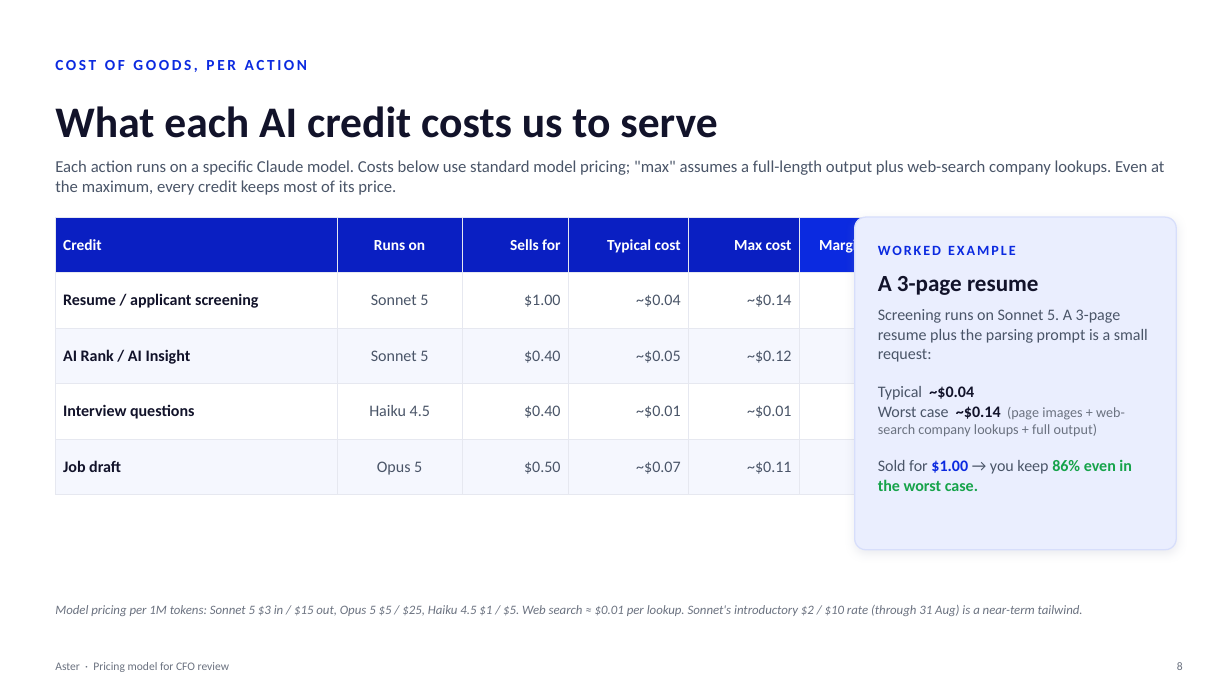
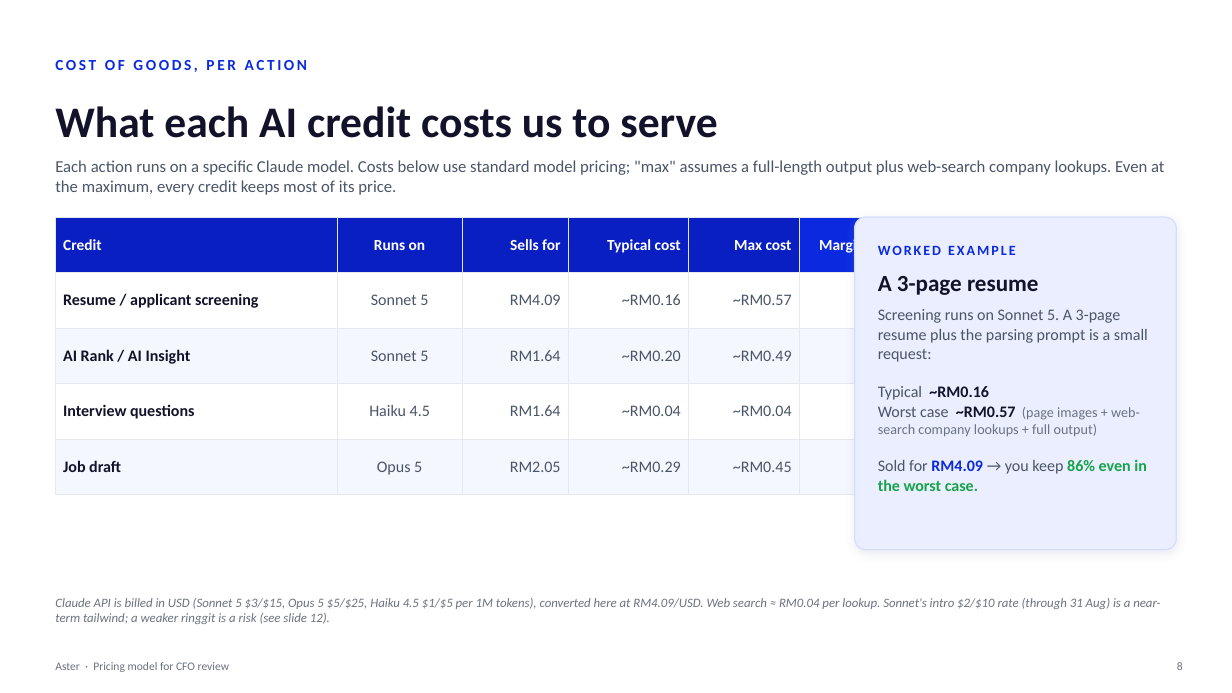
Before and after one commit to shahramly83/aster, a slide deck: slide 8 of docs/aster-pricing-cfo.pptx. Drawn at 1232x693 pixels with LibreOffice and Linux fonts; fonts in the diff are those of the drawing. Boxes give left, top, right and bottom in pixels: in the first picture for what was removed or moved away, otherwise in the second. Text is boxed around its words. In the diff, an @@ line names an element or a change of style, - is before the commit and + after.

```diff
--- a/docs/aster-pricing-cfo.pptx
+++ b/docs/aster-pricing-cfo.pptx
@@ table at (55, 217, 920, 479) @@
-row 2: Resume / applicant screening | Sonnet 5 | $1.00 | ~$0.04 | ~$0.14 | 86%
+row 2: Resume / applicant screening | Sonnet 5 | RM4.09 | ~RM0.16 | ~RM0.57 | 86%
-row 3: AI Rank / AI Insight | Sonnet 5 | $0.40 | ~$0.05 | ~$0.12 | 70%
+row 3: AI Rank / AI Insight | Sonnet 5 | RM1.64 | ~RM0.20 | ~RM0.49 | 70%
-row 4: Interview questions | Haiku 4.5 | $0.40 | ~$0.01 | ~$0.01 | 97%
+row 4: Interview questions | Haiku 4.5 | RM1.64 | ~RM0.04 | ~RM0.04 | 97%
-row 5: Job draft | Opus 5 | $0.50 | ~$0.07 | ~$0.11 | 78%
+row 5: Job draft | Opus 5 | RM2.05 | ~RM0.29 | ~RM0.45 | 78%
@@ text at (878, 309, 1148, 491): text changed @@
-Screening runs on Sonnet 5. A 3-page resume plus the parsing prompt is a small request:
-Typical ~$0.04
-Worst case ~$0.14 (page images + web-search company lookups + full output)
-Sold for $1.00 → you keep 86% even in the worst case.
+Screening runs on Sonnet 5. A 3-page resume plus the parsing prompt is a small request:
+Typical ~RM0.16
+Worst case ~RM0.57 (page images + web-search company lookups + full output)
+Sold for RM4.09 → you keep 86% even in the worst case.
@@ text at (55, 598, 1160, 624): text changed @@
-Model pricing per 1M tokens: Sonnet 5 $3 in / $15 out, Opus 5 $5 / $25, Haiku 4.5 $1 / $5. Web search ≈ $0.01 per lookup. Sonnet's introductory $2 / $10 rate (through 31 Aug) is a near-term tailwind.
+Claude API is billed in USD (Sonnet 5 $3/$15, Opus 5 $5/$25, Haiku 4.5 $1/$5 per 1M tokens), converted here at RM4.09/USD. Web search ≈ RM0.04 per lookup. Sonnet's intro $2/$10 rate (through 31 Aug) is a near-term tailwind; a weaker ringgit is a risk (see slide 12).
```
Also in this commit, not shown: 7 other slides changed.
